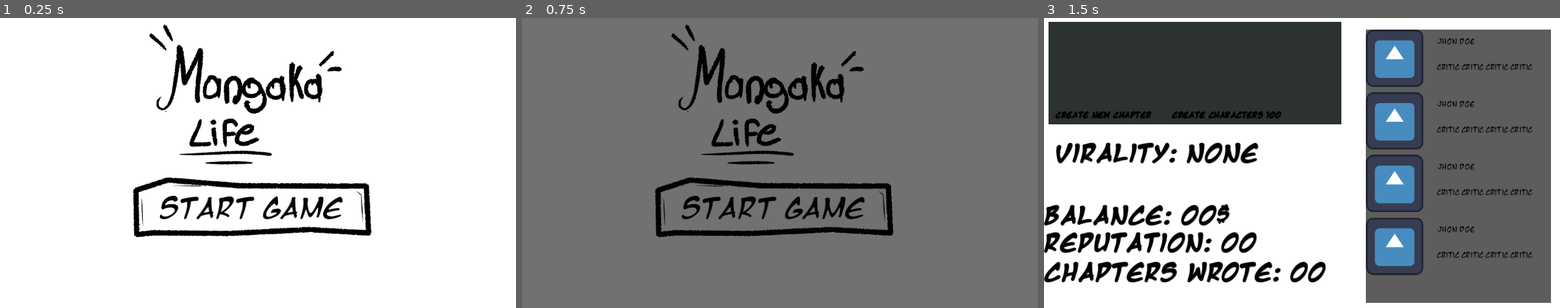
Above: before the commit, frames 1-3 (left to right).
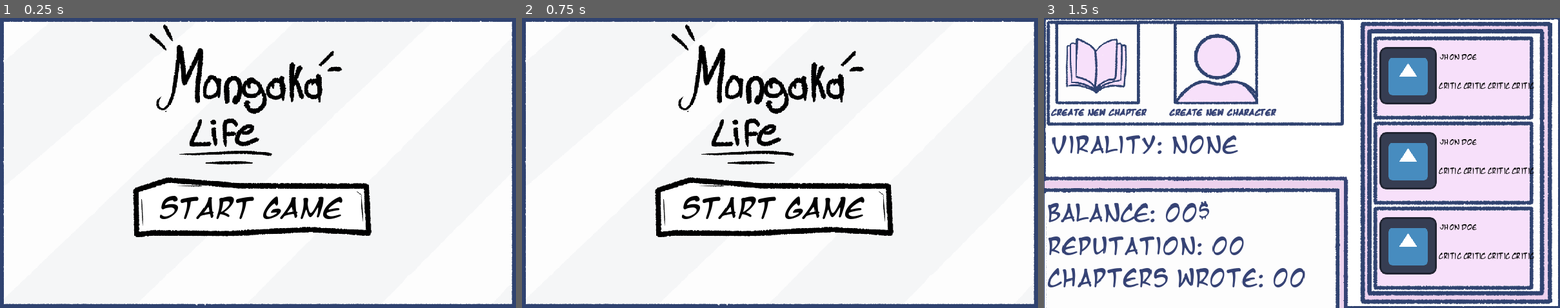
Above: after the commit, the same moments.

Repository: Noodle-Dev/Mangaka-Life
Game: Godot game, scene res://assets/scenes/Menus/Main_Menu.tscn
Same seed, same stepped clock (60 frames per second), same inputs: the game is played once before the commit and once after it. The project has no main scene, so this scene is started directly. The engine's default icon, where the game draws it, is replaced by a stand-in: a white triangle on a blue panel in a dark square.
Inputs (mouse positions are in pixels of both pictures, inside the frame that each line leads up to):
- Up to frame 1 (0.25 s): no input
- Up to frame 2 (0.75 s): click "Start Game" at 0.5 s
- Up to frame 3 (1.5 s): click (1162, 64) at 1.25 s, where only the run before the commit has a clickable "Create Characters 100"

The runs differ from the first frame. In frame 1, 5.7% of the frame differs, in the area x 0-100%, y 0-100%; in frame 2, 95%; in frame 3, 69%.

Commit message:
Added new UI design

Diff:
--- a/assets/prefabs/Entity_Critic_UI.tscn
+++ b/assets/prefabs/Entity_Critic_UI.tscn
@@ -1,5 +1,6 @@
-[gd_scene load_steps=3 format=3 uid="uid://b8hj7cokkvuox"]
+[gd_scene load_steps=4 format=3 uid="uid://b8hj7cokkvuox"]
 
+[ext_resource type="Texture2D" uid="uid://w4n1j3cibw71" path="res://assets/sprites/UI/Comment_Background.png" id="1_e0lnq"]
 [ext_resource type="FontFile" uid="uid://svjf1m8quja6" path="res://assets/fonts/mangat.ttf" id="1_pk2o5"]
 [ext_resource type="Texture2D" uid="uid://dkqtphmj3r3wl" path="res://icon.svg" id="2_b4ak4"]
 
@@ -12,22 +13,22 @@
 grow_horizontal = 2
 grow_vertical = 2
 
-[node name="ColorRect" type="ColorRect" parent="."]
+[node name="TextureRect" type="TextureRect" parent="."]
+layout_mode = 0
+offset_right = 366.0
+offset_bottom = 199.0
+texture = ExtResource("1_e0lnq")
+
+[node name="Chapters" type="Label" parent="TextureRect"]
 layout_mode = 1
-anchors_preset = 15
-anchor_right = 1.0
-anchor_bottom = 1.0
-grow_horizontal = 2
-grow_vertical = 2
-color = Color(0, 1, 1, 1)
-
-[node name="Chapters" type="Label" parent="ColorRect"]
-layout_mode = 1
-anchors_preset = 1
+anchors_preset = -1
 anchor_left = 1.0
-anchor_right = 1.0
-offset_left = -255.0
-offset_bottom = 54.0
+anchor_right = 1.086
+anchor_bottom = 0.326
+offset_left = -217.0
+offset_top = 24.0
+offset_right = -48.476
+offset_bottom = 13.126
 grow_horizontal = 0
 theme_override_colors/font_color = Color(0, 0, 0, 1)
 theme_override_fonts/font = ExtResource("1_pk2o5")
@@ -35,14 +36,14 @@
 text = "Jhon Doe"
 vertical_alignment = 1
 
-[node name="Chapters2" type="Label" parent="ColorRect"]
+[node name="Chapters2" type="Label" parent="TextureRect"]
 layout_mode = 1
 anchors_preset = 1
 anchor_left = 1.0
 anchor_right = 1.0
-offset_left = -255.0
-offset_top = 57.0
-offset_bottom = 111.0
+offset_left = -218.0
+offset_top = 62.0
+offset_bottom = 169.0
 grow_horizontal = 0
 theme_override_colors/font_color = Color(0, 0, 0, 1)
 theme_override_fonts/font = ExtResource("1_pk2o5")
@@ -50,8 +51,10 @@
 text = "Critic Critic Critic Critic "
 vertical_alignment = 1
 
-[node name="TextureRect" type="TextureRect" parent="ColorRect"]
+[node name="TextureRect" type="TextureRect" parent="TextureRect"]
 layout_mode = 0
-offset_right = 40.0
-offset_bottom = 40.0
+offset_left = 16.0
+offset_top = 28.0
+offset_right = 144.0
+offset_bottom = 156.0
 texture = ExtResource("2_b4ak4")
--- a/assets/scenes/Mechanics_Scenes/Chapter_Maker_Scene.tscn
+++ b/assets/scenes/Mechanics_Scenes/Chapter_Maker_Scene.tscn
@@ -4,6 +4,62 @@
 [ext_resource type="Script" path="res://assets/scripts/Chapter_Creation/chapter_buttons_creation_scene.gd" id="1_r4jwf"]
 [ext_resource type="FontFile" uid="uid://svjf1m8quja6" path="res://assets/fonts/mangat.ttf" id="2_i71g3"]
 [ext_resource type="FontFile" uid="uid://dvex2p1l2cfg5" path="res://assets/fonts/mangatb.ttf" id="4_k45dk"]
+
+[sub_resource type="Animation" id="Animation_bm2tj"]
+resource_name = "Enter_N_Go"
+length = 0.2333
+tracks/0/type = "value"
+tracks/0/imported = false
+tracks/0/enabled = true
+tracks/0/path = NodePath("Question_Label:position")
+tracks/0/interp = 1
+tracks/0/loop_wrap = true
+tracks/0/keys = {
+"times": PackedFloat32Array(0, 0.1, 0.2),
+"transitions": PackedFloat32Array(1, 1, 1),
+"update": 0,
+"values": [Vector2(159.5, -238), Vector2(159.5, 90), Vector2(159.5, 81)]
+}
+tracks/1/type = "value"
+tracks/1/imported = false
+tracks/1/enabled = true
+tracks/1/path = NodePath("Question_holder:position")
+tracks/1/interp = 1
+tracks/1/loop_wrap = true
+tracks/1/keys = {
+"times": PackedFloat32Array(0, 0.1, 0.2),
+"transitions": PackedFloat32Array(1, 1, 1),
+"update": 0,
+"values": [Vector2(0, 685), Vector2(0, 296), Vector2(0, 322)]
+}
+
+[sub_resource type="Animation" id="Animation_4rlna"]
+resource_name = "Go"
+length = 0.3
+tracks/0/type = "value"
+tracks/0/imported = false
+tracks/0/enabled = true
+tracks/0/path = NodePath("Question_Label:position")
+tracks/0/interp = 1
+tracks/0/loop_wrap = true
+tracks/0/keys = {
+"times": PackedFloat32Array(0, 0.1, 0.2),
+"transitions": PackedFloat32Array(1, 1, 1),
+"update": 0,
+"values": [Vector2(159.5, 68), Vector2(159.5, 81), Vector2(159.5, -240)]
+}
+tracks/1/type = "value"
+tracks/1/imported = false
+tracks/1/enabled = true
+tracks/1/path = NodePath("Question_holder:position")
+tracks/1/interp = 1
+tracks/1/loop_wrap = true
+tracks/1/keys = {
+"times": PackedFloat32Array(0, 0.1, 0.2),
+"transitions": PackedFloat32Array(1, 1, 1),
+"update": 0,
+"values": [Vector2(0, 322), Vector2(0, 311), Vector2(0, 847)]
+}
 
 [sub_resource type="Animation" id="Animation_d5q4e"]
 length = 0.001
@@ -32,62 +88,6 @@
 "values": [Vector2(0, 685)]
 }
 
-[sub_resource type="Animation" id="Animation_bm2tj"]
-resource_name = "Enter_N_Go"
-length = 0.2333
-tracks/0/type = "value"
-tracks/0/imported = false
-tracks/0/enabled = true
-tracks/0/path = NodePath("Question_Label:position")
-tracks/0/interp = 1
-tracks/0/loop_wrap = true
-tracks/0/keys = {
-"times": PackedFloat32Array(0, 0.1, 0.2),
-"transitions": PackedFloat32Array(1, 1, 1),
-"update": 0,
-"values": [Vector2(159.5, -238), Vector2(159.5, 90), Vector2(159.5, 81)]
-}
-tracks/1/type = "value"
-tracks/1/imported = false
-tracks/1/enabled = true
-tracks/1/path = NodePath("Question_holder:position")
-tracks/1/interp = 1
-tracks/1/loop_wrap = true
-tracks/1/keys = {
-"times": PackedFloat32Array(0, 0.1, 0.2),
-"transitions": PackedFloat32Array(1, 1, 1),
-"update": 0,
-"values": [Vector2(0, 685), Vector2(0, 296), Vector2(0, 322)]
-}
-
-[sub_resource type="Animation" id="Animation_4rlna"]
-resource_name = "Go"
-length = 0.3
-tracks/0/type = "value"
-tracks/0/imported = false
-tracks/0/enabled = true
-tracks/0/path = NodePath("Question_Label:position")
-tracks/0/interp = 1
-tracks/0/loop_wrap = true
-tracks/0/keys = {
-"times": PackedFloat32Array(0, 0.1, 0.2),
-"transitions": PackedFloat32Array(1, 1, 1),
-"update": 0,
-"values": [Vector2(159.5, 68), Vector2(159.5, 81), Vector2(159.5, -240)]
-}
-tracks/1/type = "value"
-tracks/1/imported = false
-tracks/1/enabled = true
-tracks/1/path = NodePath("Question_holder:position")
-tracks/1/interp = 1
-tracks/1/loop_wrap = true
-tracks/1/keys = {
-"times": PackedFloat32Array(0, 0.1, 0.2),
-"transitions": PackedFloat32Array(1, 1, 1),
-"update": 0,
-"values": [Vector2(0, 322), Vector2(0, 311), Vector2(0, 847)]
-}
-
 [sub_resource type="AnimationLibrary" id="AnimationLibrary_t0sgq"]
 _data = {
 "Enter": SubResource("Animation_bm2tj"),
@@ -119,6 +119,7 @@
 anchor_right = 1.0
 anchor_bottom = 1.0
 offset_top = 847.0
+offset_right = 0.00012207
 offset_bottom = 523.0
 grow_horizontal = 2
 grow_vertical = 2
--- a/assets/scenes/Menus/MainStats_Menu.tscn
+++ b/assets/scenes/Menus/MainStats_Menu.tscn
@@ -1,8 +1,15 @@
-[gd_scene load_steps=4 format=3 uid="uid://b1goo2qilttjh"]
+[gd_scene load_steps=11 format=3 uid="uid://b1goo2qilttjh"]
 
 [ext_resource type="Script" path="res://assets/scripts/MainStats/main_stats_menu_Logic.gd" id="1_rey2q"]
+[ext_resource type="Texture2D" uid="uid://xhnet7l88rwq" path="res://assets/sprites/UI/Status_Header.png" id="2_6ckol"]
+[ext_resource type="Texture2D" uid="uid://8fd0pmjmrepn" path="res://assets/sprites/UI/BG.png" id="2_fupjd"]
 [ext_resource type="PackedScene" uid="uid://b8hj7cokkvuox" path="res://assets/prefabs/Entity_Critic_UI.tscn" id="2_npwkf"]
 [ext_resource type="FontFile" uid="uid://dvex2p1l2cfg5" path="res://assets/fonts/mangatb.ttf" id="3_dhmu0"]
+[ext_resource type="Texture2D" uid="uid://djj4jkshl6n1r" path="res://assets/sprites/UI/Comments.png" id="3_yo2dp"]
+[ext_resource type="FontFile" uid="uid://svjf1m8quja6" path="res://assets/fonts/mangat.ttf" id="4_fl1j6"]
+[ext_resource type="Texture2D" uid="uid://dmj8x402ayffl" path="res://assets/sprites/UI/Header_Choices.png" id="7_bu1cm"]
+[ext_resource type="Texture2D" uid="uid://djn7h0b3tcv25" path="res://assets/sprites/UI/CreateCh_Icon.png" id="8_spb4h"]
+[ext_resource type="Texture2D" uid="uid://dkcjnh3ovas3q" path="res://assets/sprites/UI/CreateCharacter_icon.png" id="10_gapfo"]
 
 [node name="Node2D" type="Node2D"]
 script = ExtResource("1_rey2q")
@@ -21,167 +28,154 @@
 grow_horizontal = 2
 grow_vertical = 2
 
-[node name="Chapters" type="Label" parent="UI/Manga_Bg"]
+[node name="Outline" type="TextureRect" parent="UI/Manga_Bg"]
+layout_mode = 0
+offset_right = 40.0
+offset_bottom = 40.0
+texture = ExtResource("2_fupjd")
+
+[node name="Status" type="TextureRect" parent="UI/Manga_Bg"]
 layout_mode = 1
 anchors_preset = 2
 anchor_top = 1.0
 anchor_bottom = 1.0
-offset_top = -106.0
-offset_right = 346.0
-offset_bottom = -52.0
+offset_top = -298.0
+offset_right = 680.0
 grow_vertical = 0
-theme_override_colors/font_color = Color(0, 0, 0, 1)
-theme_override_colors/font_shadow_color = Color(0, 0, 0, 1)
-theme_override_colors/font_outline_color = Color(0, 0, 0, 1)
-theme_override_fonts/font = ExtResource("3_dhmu0")
-theme_override_font_sizes/font_size = 46
-text = "Chapters wrote: 00"
-vertical_alignment = 1
+texture = ExtResource("2_6ckol")
 
-[node name="Chapters2" type="Label" parent="UI/Manga_Bg"]
+[node name="Balance" type="RichTextLabel" parent="UI/Manga_Bg/Status"]
+layout_mode = 0
+offset_left = 7.0
+offset_top = 58.0
+offset_right = 640.0
+offset_bottom = 140.0
+theme_override_colors/default_color = Color(0.211765, 0.262745, 0.458824, 1)
+theme_override_fonts/normal_font = ExtResource("4_fl1j6")
+theme_override_font_sizes/normal_font_size = 50
+text = "Balance: 00$
+"
+
+[node name="Reputation" type="RichTextLabel" parent="UI/Manga_Bg/Status"]
+layout_mode = 0
+offset_left = 7.0
+offset_top = 132.0
+offset_right = 640.0
+offset_bottom = 214.0
+theme_override_colors/default_color = Color(0.211765, 0.262745, 0.458824, 1)
+theme_override_fonts/normal_font = ExtResource("4_fl1j6")
+theme_override_font_sizes/normal_font_size = 50
+text = "Reputation: 00"
+
+[node name="Chapters_Wrote" type="RichTextLabel" parent="UI/Manga_Bg/Status"]
+layout_mode = 0
+offset_left = 7.0
+offset_top = 203.0
+offset_right = 640.0
+offset_bottom = 285.0
+theme_override_colors/default_color = Color(0.211765, 0.262745, 0.458824, 1)
+theme_override_fonts/normal_font = ExtResource("4_fl1j6")
+theme_override_font_sizes/normal_font_size = 50
+text = "Chapters Wrote: 00"
+
+[node name="Chapters_Wrote2" type="RichTextLabel" parent="UI/Manga_Bg/Status"]
+layout_mode = 0
+offset_left = 15.0
+offset_top = -94.0
+offset_right = 648.0
+offset_bottom = -12.0
+theme_override_colors/default_color = Color(0.211765, 0.262745, 0.458824, 1)
+theme_override_fonts/normal_font = ExtResource("4_fl1j6")
+theme_override_font_sizes/normal_font_size = 50
+text = "Virality: None"
+
+[node name="Virality" type="TextureRect" parent="UI/Manga_Bg"]
+layout_mode = 0
+offset_left = 701.0
+offset_right = 1148.0
+offset_bottom = 648.0
+texture = ExtResource("3_yo2dp")
+
+[node name="VBoxContainer" type="VBoxContainer" parent="UI/Manga_Bg/Virality"]
+layout_mode = 1
+anchors_preset = -1
+anchor_left = 0.072
+anchor_right = 0.924
+anchor_bottom = 0.943
+offset_left = -0.184002
+offset_top = 37.0
+offset_right = -7.02802
+offset_bottom = -0.0640259
+grow_horizontal = 2
+grow_vertical = 2
+theme_override_constants/separation = 190
+
+[node name="Critic" parent="UI/Manga_Bg/Virality/VBoxContainer" instance=ExtResource("2_npwkf")]
+layout_mode = 2
+
+[node name="Critic2" parent="UI/Manga_Bg/Virality/VBoxContainer" instance=ExtResource("2_npwkf")]
+layout_mode = 2
+
+[node name="Critic3" parent="UI/Manga_Bg/Virality/VBoxContainer" instance=ExtResource("2_npwkf")]
+layout_mode = 2
+
+[node name="TextureRect" type="TextureRect" parent="UI/Manga_Bg"]
+layout_mode = 0
+offset_right = 40.0
+offset_bottom = 40.0
+texture = ExtResource("7_bu1cm")
+
+[node name="HBoxContainer" type="HBoxContainer" parent="UI/Manga_Bg/TextureRect"]
+layout_mode = 1
+anchors_preset = 15
+anchor_right = 1.0
+anchor_bottom = 1.0
+offset_left = 25.0
+offset_top = 8.0
+offset_right = -14.0
+offset_bottom = -43.0
+grow_horizontal = 2
+grow_vertical = 2
+theme_override_constants/separation = 75
+
+[node name="Create_Chater" type="TextureButton" parent="UI/Manga_Bg/TextureRect/HBoxContainer"]
+layout_mode = 2
+texture_normal = ExtResource("8_spb4h")
+
+[node name="Chapters5" type="Label" parent="UI/Manga_Bg/TextureRect/HBoxContainer/Create_Chater"]
 layout_mode = 1
 anchors_preset = 2
 anchor_top = 1.0
 anchor_bottom = 1.0
-offset_top = -172.0
-offset_right = 628.0
-offset_bottom = -118.0
+offset_left = -10.0
+offset_top = -21.0
+offset_right = 214.0
+offset_bottom = 33.0
 grow_vertical = 0
-theme_override_colors/font_color = Color(0, 0, 0, 1)
-theme_override_colors/font_shadow_color = Color(0, 0, 0, 1)
-theme_override_colors/font_outline_color = Color(0, 0, 0, 1)
-theme_override_fonts/font = ExtResource("3_dhmu0")
-theme_override_font_sizes/font_size = 46
-text = "Reputation: 00"
-vertical_alignment = 1
-
-[node name="Chapters3" type="Label" parent="UI/Manga_Bg"]
-layout_mode = 1
-anchors_preset = 2
-anchor_top = 1.0
-anchor_bottom = 1.0
-offset_top = -233.0
-offset_right = 628.0
-offset_bottom = -179.0
-grow_vertical = 0
-theme_override_colors/font_color = Color(0, 0, 0, 1)
-theme_override_colors/font_shadow_color = Color(0, 0, 0, 1)
-theme_override_colors/font_outline_color = Color(0, 0, 0, 1)
-theme_override_fonts/font = ExtResource("3_dhmu0")
-theme_override_font_sizes/font_size = 46
-text = "Balance: 00$"
-vertical_alignment = 1
-
-[node name="Chapters4" type="Label" parent="UI/Manga_Bg"]
-layout_mode = 1
-anchors_preset = 2
-anchor_top = 1.0
-anchor_bottom = 1.0
-offset_left = 25.0
-offset_top = -372.0
-offset_right = 653.0
-offset_bottom = -318.0
-grow_vertical = 0
-theme_override_colors/font_color = Color(0, 0, 0, 1)
-theme_override_colors/font_shadow_color = Color(0, 0, 0, 1)
-theme_override_colors/font_outline_color = Color(0, 0, 0, 1)
-theme_override_fonts/font = ExtResource("3_dhmu0")
-theme_override_font_sizes/font_size = 46
-text = "Virality: None"
-vertical_alignment = 1
-
-[node name="ColorRect" type="ColorRect" parent="UI/Manga_Bg"]
-layout_mode = 1
-anchors_preset = 6
-anchor_left = 1.0
-anchor_top = 0.5
-anchor_right = 1.0
-anchor_bottom = 0.5
-offset_left = -433.0
-offset_top = -298.0
-offset_right = -19.9999
-offset_bottom = 312.0
-grow_horizontal = 0
-grow_vertical = 2
-color = Color(0.366595, 0.366595, 0.366595, 1)
-
-[node name="VBoxContainer" type="VBoxContainer" parent="UI/Manga_Bg/ColorRect"]
-layout_mode = 1
-anchors_preset = 15
-anchor_right = 1.0
-anchor_bottom = 1.0
-grow_horizontal = 2
-grow_vertical = 2
-theme_override_constants/separation = 140
-
-[node name="Control" parent="UI/Manga_Bg/ColorRect/VBoxContainer" instance=ExtResource("2_npwkf")]
-layout_mode = 2
-
-[node name="Control2" parent="UI/Manga_Bg/ColorRect/VBoxContainer" instance=ExtResource("2_npwkf")]
-layout_mode = 2
-
-[node name="Control3" parent="UI/Manga_Bg/ColorRect/VBoxContainer" instance=ExtResource("2_npwkf")]
-layout_mode = 2
-
-[node name="Control4" parent="UI/Manga_Bg/ColorRect/VBoxContainer" instance=ExtResource("2_npwkf")]
-layout_mode = 2
-
-[node name="ColorRect2" type="ColorRect" parent="UI/Manga_Bg"]
-layout_mode = 0
-offset_left = 10.0
-offset_top = 8.0
-offset_right = 664.0
-offset_bottom = 237.0
-color = Color(0.1714, 0.198179, 0.187891, 1)
-
-[node name="HBoxContainer" type="HBoxContainer" parent="UI/Manga_Bg/ColorRect2"]
-layout_mode = 1
-anchors_preset = 15
-anchor_right = 1.0
-anchor_bottom = 1.0
-offset_bottom = -37.0
-grow_horizontal = 2
-grow_vertical = 2
-theme_override_constants/separation = 260
-
-[node name="TextureButton" type="TextureButton" parent="UI/Manga_Bg/ColorRect2/HBoxContainer"]
-layout_mode = 2
-
-[node name="Chapters5" type="Label" parent="UI/Manga_Bg/ColorRect2/HBoxContainer/TextureButton"]
-layout_mode = 1
-anchors_preset = 2
-anchor_top = 1.0
-anchor_bottom = 1.0
-offset_left = 15.0
-offset_top = -11.0
-offset_right = 239.0
-offset_bottom = 43.0
-grow_vertical = 0
-theme_override_colors/font_color = Color(0, 0, 0, 1)
-theme_override_colors/font_shadow_color = Color(0, 0, 0, 1)
-theme_override_colors/font_outline_color = Color(0, 0, 0, 1)
+theme_override_colors/font_color = Color(0.211765, 0.262745, 0.458824, 1)
+theme_override_colors/font_shadow_color = Color(0.211765, 0.262745, 0.458824, 1)
 theme_override_fonts/font = ExtResource("3_dhmu0")
 theme_override_font_sizes/font_size = 15
 text = "Create New CHapter"
 vertical_alignment = 1
 
-[node name="TextureButton2" type="TextureButton" parent="UI/Manga_Bg/ColorRect2/HBoxContainer"]
+[node name="Create_Chater2" type="TextureButton" parent="UI/Manga_Bg/TextureRect/HBoxContainer"]
 layout_mode = 2
+texture_normal = ExtResource("10_gapfo")
 
-[node name="Chapters5" type="Label" parent="UI/Manga_Bg/ColorRect2/HBoxContainer/TextureButton2"]
+[node name="Chapters5" type="Label" parent="UI/Manga_Bg/TextureRect/HBoxContainer/Create_Chater2"]
 layout_mode = 1
 anchors_preset = 2
 anchor_top = 1.0
 anchor_bottom = 1.0
-offset_left = 15.0
-offset_top = -11.0
-offset_right = 239.0
-offset_bottom = 43.0
+offset_left = -10.0
+offset_top = -21.0
+offset_right = 214.0
+offset_bottom = 33.0
 grow_vertical = 0
-theme_override_colors/font_color = Color(0, 0, 0, 1)
-theme_override_colors/font_shadow_color = Color(0, 0, 0, 1)
-theme_override_colors/font_outline_color = Color(0, 0, 0, 1)
+theme_override_colors/font_color = Color(0.211765, 0.262745, 0.458824, 1)
+theme_override_colors/font_shadow_color = Color(0.211765, 0.262745, 0.458824, 1)
 theme_override_fonts/font = ExtResource("3_dhmu0")
 theme_override_font_sizes/font_size = 15
-text = "Create Characters 100"
+text = "Create New Character"
 vertical_alignment = 1
--- a/assets/scenes/Menus/Main_Menu.tscn
+++ b/assets/scenes/Menus/Main_Menu.tscn
@@ -1,40 +1,17 @@
-[gd_scene load_steps=8 format=3 uid="uid://74uq6dgbt0tb"]
+[gd_scene load_steps=9 format=3 uid="uid://74uq6dgbt0tb"]
 
 [ext_resource type="Script" path="res://assets/scripts/MainMenu/MainMenuLogic.gd" id="1_0vluc"]
 [ext_resource type="Texture2D" uid="uid://dsmdc5ahlaa1m" path="res://assets/sprites/Logos/UI Question.png" id="1_di0wj"]
+[ext_resource type="Texture2D" uid="uid://dv6unjeyn8nv2" path="res://assets/sprites/UI/Bakcground_UI.png" id="2_lqaib"]
 [ext_resource type="Texture2D" uid="uid://l3l65tu26ljv" path="res://assets/sprites/Logos/Mangaka_Logo.png" id="2_n1j50"]
 [ext_resource type="FontFile" uid="uid://b54e5tqeqjwr4" path="res://assets/fonts/mangati.ttf" id="2_yujwp"]
+
+[sub_resource type="Animation" id="Animation_b8y0y"]
+length = 0.001
 
 [sub_resource type="Animation" id="Animation_pfluv"]
 resource_name = "Transition"
 length = 0.3
-tracks/0/type = "value"
-tracks/0/imported = false
-tracks/0/enabled = true
-tracks/0/path = NodePath("Control/Transition:color")
-tracks/0/interp = 1
-tracks/0/loop_wrap = true
-tracks/0/keys = {
-"times": PackedFloat32Array(0, 0.3),
-"transitions": PackedFloat32Array(1, 1),
-"update": 0,
-"values": [Color(0, 0, 0, 0), Color(0, 0, 0, 1)]
-}
-
-[sub_resource type="Animation" id="Animation_b8y0y"]
-length = 0.001
-tracks/0/type = "value"
-tracks/0/imported = false
-tracks/0/enabled = true
-tracks/0/path = NodePath("Control/Transition:color")
-tracks/0/interp = 1
-tracks/0/loop_wrap = true
-tracks/0/keys = {
-"times": PackedFloat32Array(0),
-"transitions": PackedFloat32Array(1),
-"update": 0,
-"values": [Color(0, 0, 0, 0)]
-}
 
 [sub_resource type="AnimationLibrary" id="AnimationLibrary_5hieo"]
 _data = {
@@ -51,15 +28,13 @@
 offset_right = 1152.0
 offset_bottom = 648.0
 
-[node name="Manga_Bg" type="ColorRect" parent="Control"]
-layout_mode = 1
-anchors_preset = 15
-anchor_right = 1.0
-anchor_bottom = 1.0
-grow_horizontal = 2
-grow_vertical = 2
+[node name="TextureRect" type="TextureRect" parent="Control"]
+layout_mode = 0
+offset_right = 40.0
+offset_bottom = 40.0
+texture = ExtResource("2_lqaib")
 
-[node name="TextureButton" type="TextureButton" parent="Control/Manga_Bg"]
+[node name="TextureButton" type="TextureButton" parent="Control/TextureRect"]
 layout_mode = 0
 offset_left = 292.0
 offset_top = 347.0
@@ -67,7 +42,7 @@
 offset_bottom = 506.0
 texture_normal = ExtResource("1_di0wj")
 
-[node name="Label" type="Label" parent="Control/Manga_Bg/TextureButton"]
+[node name="Label" type="Label" parent="Control/TextureRect/TextureButton"]
 layout_mode = 1
 anchors_preset = 15
 anchor_right = 1.0
@@ -81,26 +56,25 @@
 horizontal_alignment = 1
 vertical_alignment = 1
 
-[node name="TextureRect" type="TextureRect" parent="Control/Manga_Bg"]
+[node name="TextureRect2" type="TextureRect" parent="Control/TextureRect"]
 layout_mode = 0
 offset_left = 314.0
 offset_right = 766.0
 offset_bottom = 338.0
 texture = ExtResource("2_n1j50")
 
-[node name="Transition" type="ColorRect" parent="Control"]
-layout_mode = 1
+[node name="Transition" type="ColorRect" parent="."]
 anchors_preset = 15
 anchor_right = 1.0
 anchor_bottom = 1.0
 grow_horizontal = 2
 grow_vertical = 2
 mouse_filter = 2
-color = Color(0, 0, 0, 0)
+color = Color(0.211765, 0.262745, 0.458824, 1)
 
 [node name="GO" type="AnimationPlayer" parent="."]
 libraries = {
 "": SubResource("AnimationLibrary_5hieo")
 }
 
-[connection signal="pressed" from="Control/Manga_Bg/TextureButton" to="." method="_on_texture_button_pressed"]
+[connection signal="pressed" from="Control/TextureRect/TextureButton" to="." method="_on_texture_button_pressed"]
--- a/project.godot
+++ b/project.godot
@@ -12,15 +12,17 @@
 
 config/name="Mangaka-Life"
 config/features=PackedStringArray("4.3", "GL Compatibility")
+boot_splash/show_image=false
 config/icon="res://icon.svg"
 
 [display]
 
-window/size/window_width_override=640
-window/size/window_height_override=360
+window/size/window_width_override=1280
+window/size/window_height_override=720
 window/stretch/mode="canvas_items"
 
 [rendering]
 
+textures/canvas_textures/default_texture_filter=0
 renderer/rendering_method="gl_compatibility"
 renderer/rendering_method.mobile="gl_compatibility"
Binary file added: assets/sprites/UI/BG.png
Not shown, added: assets/sprites/UI/BG.png.import
Binary file added: assets/sprites/UI/Bakcground_UI.png
Not shown, added: assets/sprites/UI/Bakcground_UI.png.import
Binary file added: assets/sprites/UI/Comment_Background.png
Not shown, added: assets/sprites/UI/Comment_Background.png.import
Binary file added: assets/sprites/UI/Comments.png
Not shown, added: assets/sprites/UI/Comments.png.import
Binary file added: assets/sprites/UI/CreateCh_Icon.png
Not shown, added: assets/sprites/UI/CreateCh_Icon.png.import
Binary file added: assets/sprites/UI/CreateCharacter_icon.png
Not shown, added: assets/sprites/UI/CreateCharacter_icon.png.import
(and 4 more such lines)
